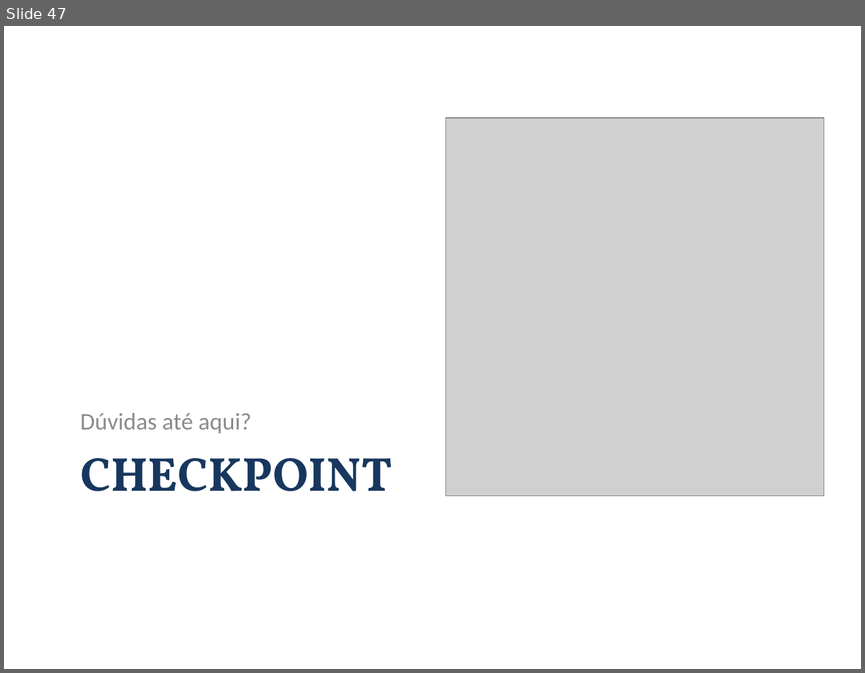
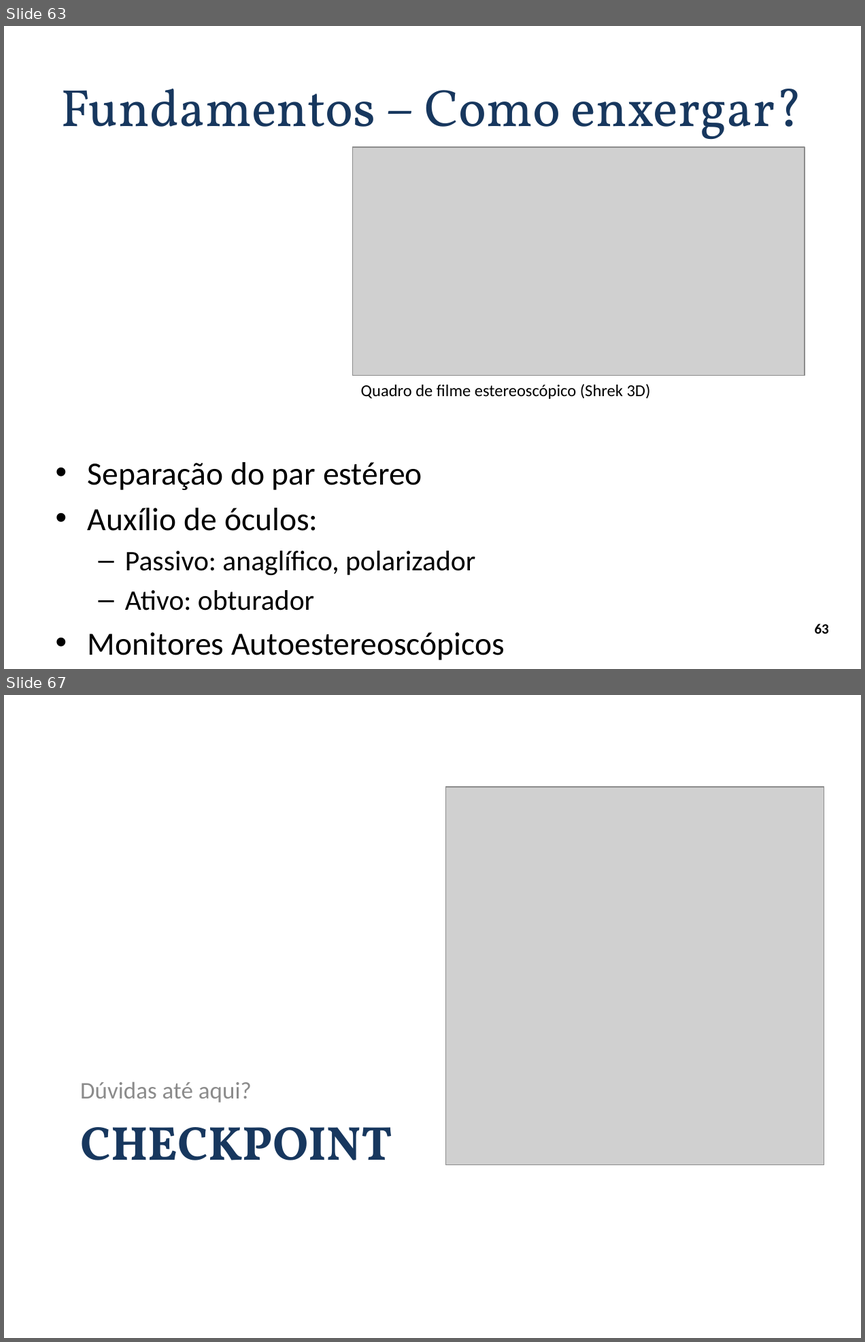
Before and after one commit to andrecurvello/tests-zingarelli, a slide deck: 1-Meus-Artigos/Minicurso-SemComp2011/minicurso-SemComp2011.pptx. Shown one above the other, each under a label of ours: slide 47 before the commit, slides 63 and 67 after it; the slides between them are not shown. The pictures are 865x673 and 865x1342 pixels, drawn with LibreOffice and Linux fonts; fonts in the diff are those of the drawing; grey boxes stand for pictures; background and template pictures are left out. Boxes give left, top, right and bottom in pixels: in the first picture for what was removed or moved away, otherwise in the second. Text is boxed around its words. In the diff, an @@ line names an element or a change of style, - is before the commit and + after.

Commit message:
SemComp 2011 - apresentação do minicurso: parte de imagem do OpenCV e parte de introdução ao 3D estereoscópico

```diff
--- a/1-Meus-Artigos/Minicurso-SemComp2011/minicurso-SemComp2011.pptx
+++ b/1-Meus-Artigos/Minicurso-SemComp2011/minicurso-SemComp2011.pptx
@@ slide 63 added at [4,26,861,669], background #FFFFFF @@
@@ title added at [61,89,803,149], 44 pt, text #17375E @@
+Fundamentos – Como enxergar?
@@ picture added at [353,147,805,376] @@
@@ text added at [361,384,651,399], 14 pt, text #000000 @@
+Quadro de filme estereoscópico (Shrek 3D)
@@ text added at [88,462,504,660], 27.2 pt, text #000000 @@
+• Separação do par estéreo
+• Auxílio de óculos:
+  – Passivo: anaglífico, polarizador
+  – Ativo: obturador
+• Monitores Autoestereoscópicos
@@ page number added at [766,563,823,612], 14 pt, text #FFFFFF, bold @@
+63
@@ page number added at [815,623,829,633], 12 pt, text #000000, bold @@
+63
@@ what was slide 47 is now slide 67 @@
```
Also in this commit, not shown: 2 slides changed, 24 other slides added, 9 other files.
